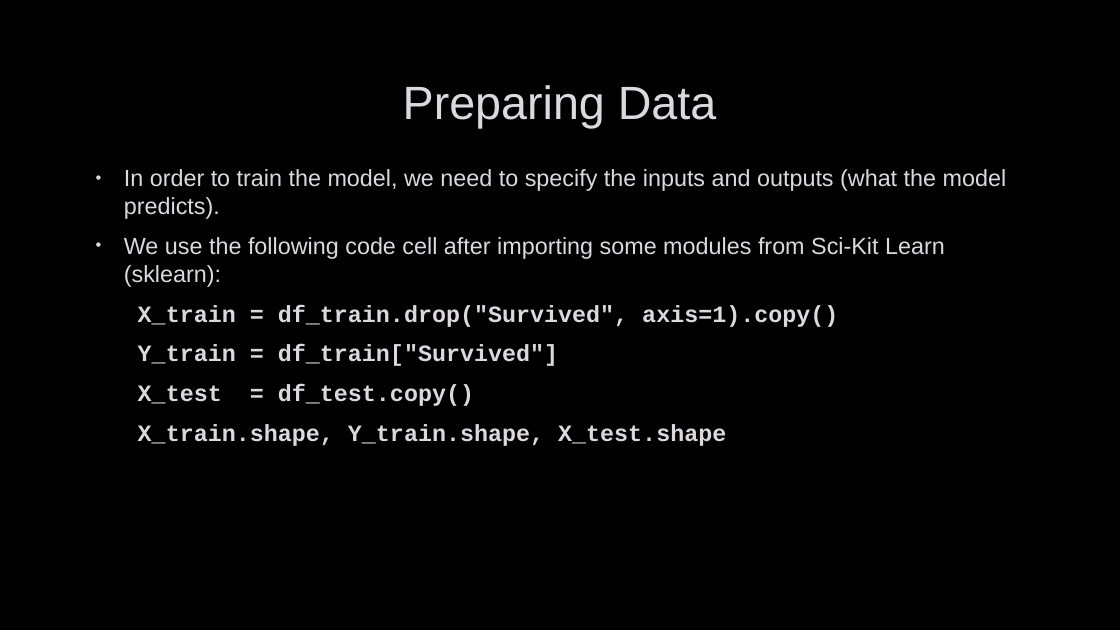
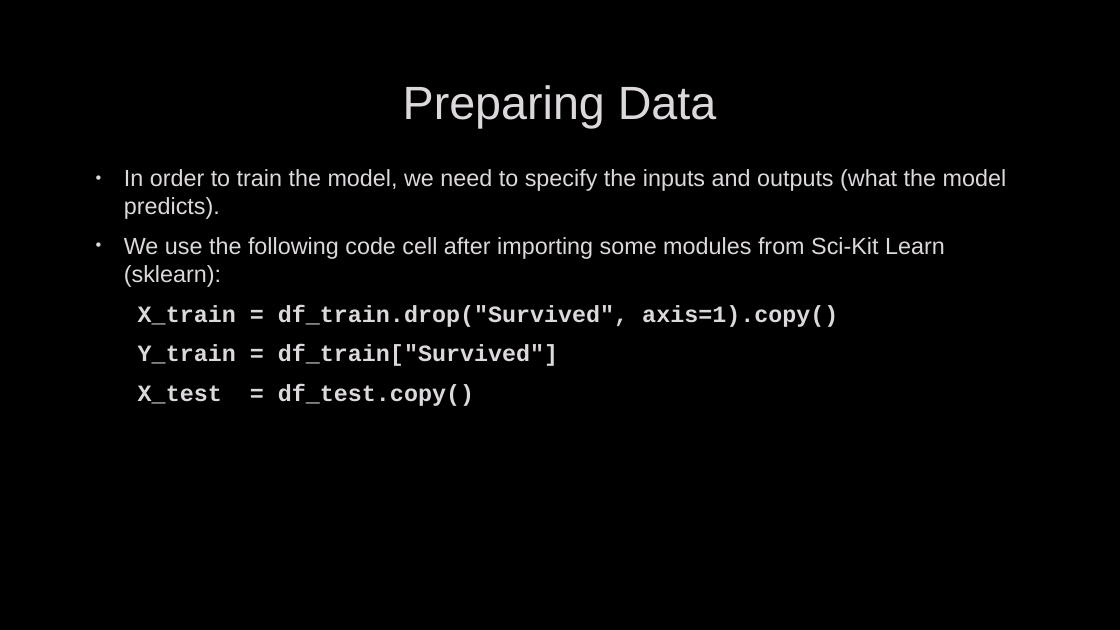
Before and after one commit to Moaaz-Mahmoud/Third-Year-Electrical-Testing-3A, a slide deck: slide 22 of projects-for-the-practical-exam/titanic/presentation.pptx. Drawn at 1120x630 pixels with LibreOffice and Linux fonts; fonts in the diff are those of the drawing; background and template pictures are left out. Boxes give left, top, right and bottom in pixels: in the first picture for what was removed or moved away, otherwise in the second. Text is boxed around its words. In the diff, an @@ line names an element or a change of style, - is before the commit and + after.

```diff
--- a/projects-for-the-practical-exam/titanic/presentation.pptx
+++ b/projects-for-the-practical-exam/titanic/presentation.pptx
@@ text at (138,424,726,446): paragraph removed @@
-X_train.shape, Y_train.shape, X_test.shape
```
Also in this commit, not shown: 6 other files.
